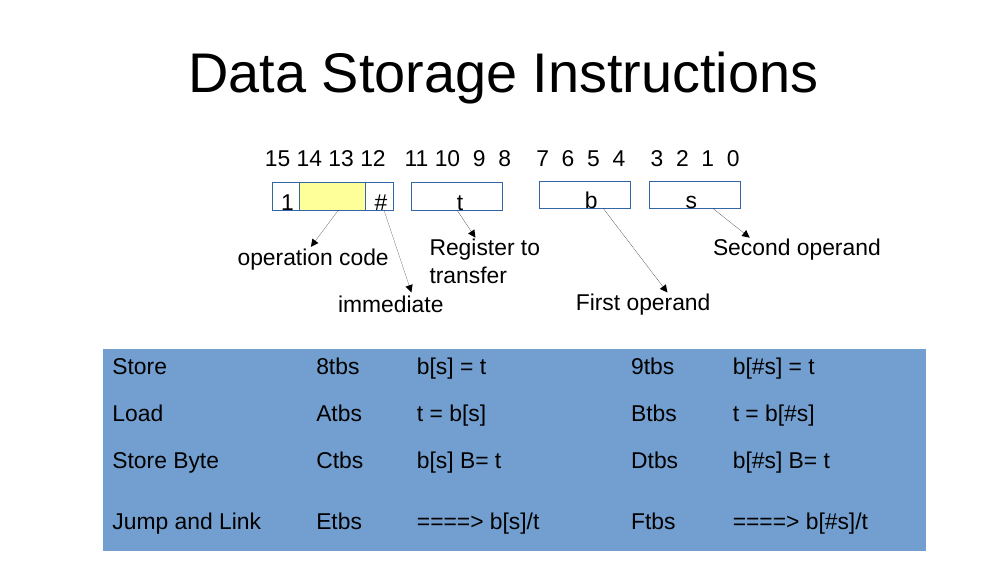
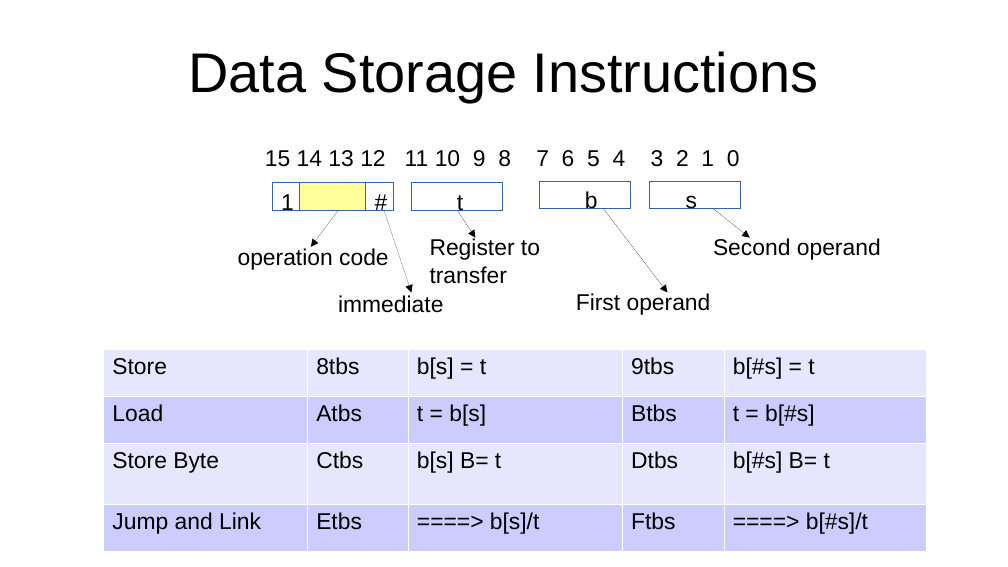
Before and after one commit to jeceljr/baby42, a slide deck: slide 19 of doc/baby42_slides.odp. Drawn at 1008x567 pixels with LibreOffice and Linux fonts; fonts in the diff are those of the drawing. Boxes give left, top, right and bottom in pixels: in the first picture for what was removed or moved away, otherwise in the second. Text is boxed around its words. In the diff, an @@ line names an element or a change of style, - is before the commit and + after.

```diff
--- a/doc/baby42_slides.odp
+++ b/doc/baby42_slides.odp
@@ table at [103, 349, 926, 552] @@
@@ fill #729FCF to #E6E6FF in 10 cells @@
@@ fill #729FCF to #CCCCFF in 10 cells @@
@@ borders changed @@
```
Also in this commit, not shown: 9 other slides changed, 1 other file.
